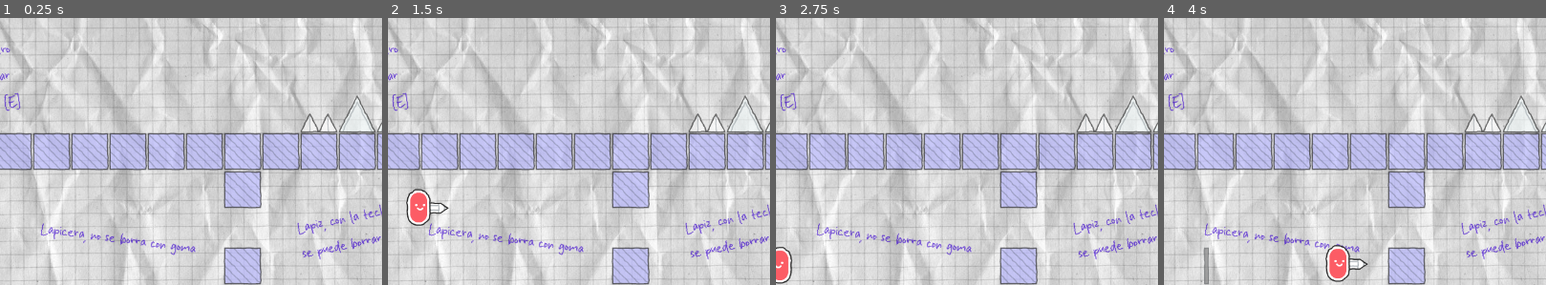
Above: before the commit, frames 1-4 (left to right).
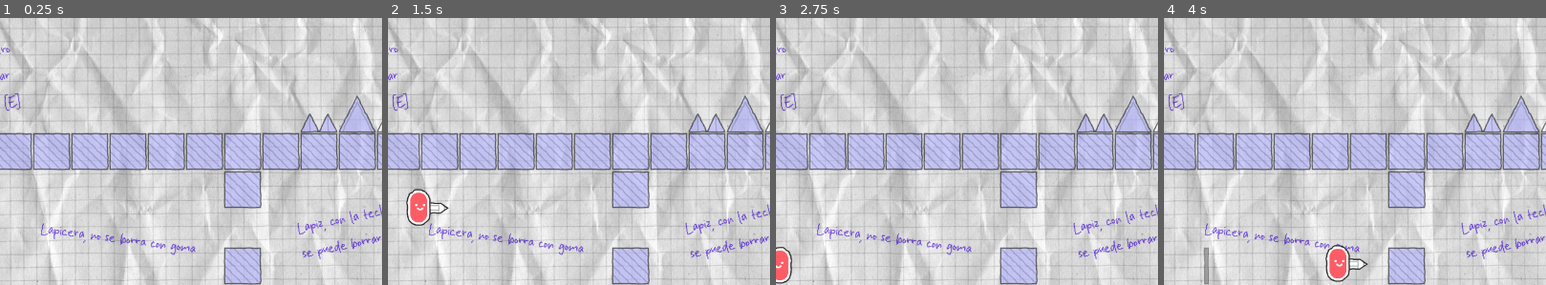
Above: after the commit, the same moments.

Repository: JD-909/DCUBA-JAM
Game: Godot game, scene res://scenes/levels/level_1.tscn
The game is run twice, just before and just after one commit, with the same random seed, the same clock (stepped at 60 frames per second) and the same inputs. This scene is started directly instead of the project's main scene.
Inputs:
- Up to frame 1 (0.25 s): no input
- Up to frame 2 (1.5 s): tap Enter at 0.5 s; hold D (right_key) from 0.53 s (still down); tap Q (eraser_key) at 0.6 s; tap Space (jump_key) at 0.77 s; tap E (pencil_key) at 1.35 s
- Up to frame 3 (2.75 s): tap Space (jump_key) at 1.52 s; release D (right_key) at 2.03 s; hold A (left_key) from 2.03 s (still down); tap Q (eraser_key) at 2.1 s
- Up to frame 4 (4 s): release A (left_key) at 2.78 s; hold D (right_key) from 2.78 s (still down); tap E (pencil_key) at 2.85 s; tap Space (jump_key) at 3.02, 3.77 s; tap Q (eraser_key) at 3.6 s
The pictures show only the part of the screen within x 21-71%, y 50-100%; the shares and areas given below are measured in that part.

The runs differ from the first frame. In frame 1, 0.8% of the frame differs, in the area x 79-98%, y 30-43%; in frame 2, 0.8%; in frame 3, 0.8%; in frame 4, 0.8%.

Commit message:
spikes pueden ser permanentes ahora

Diff:
--- a/artefacto-olvidado/scenes/spike.gd
+++ b/artefacto-olvidado/scenes/spike.gd
@@ -1,13 +1,13 @@
 extends DrawnBody
 
+@export var is_pen_drawn : bool = false
+
 func _ready() -> void:
-	is_permanent = false
-
-func target() -> void:
-	$Sprite2D.modulate = target_color
-
-func untarget() -> void:
-	$Sprite2D.modulate = regular_color
+	if is_pen_drawn:
+		is_permanent = true
+		$Sprite2D.modulate = Color8(183,183,255)
+	else:
+		is_permanent = false
 
 
 func _on_area_2d_body_entered(body: Node2D) -> void:
